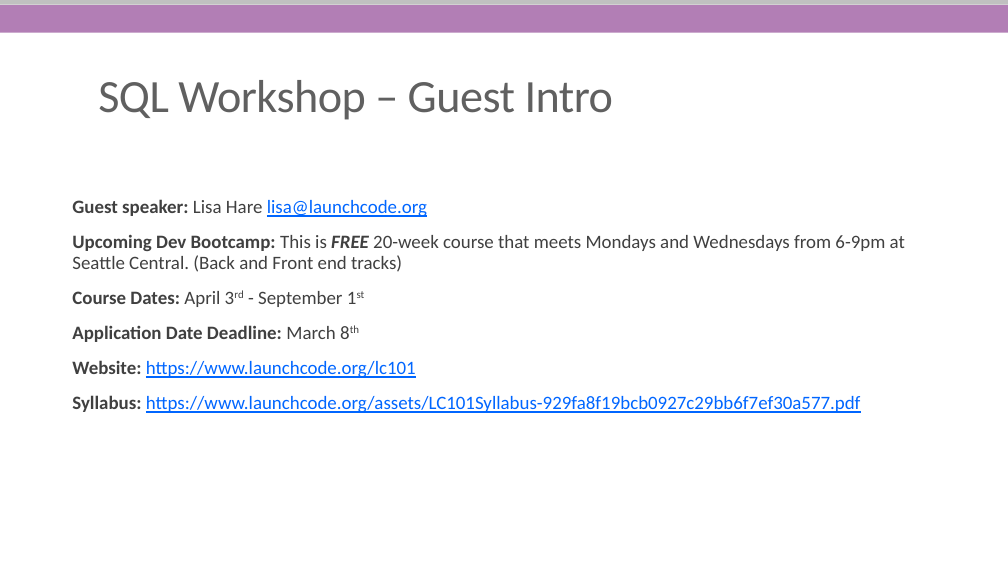
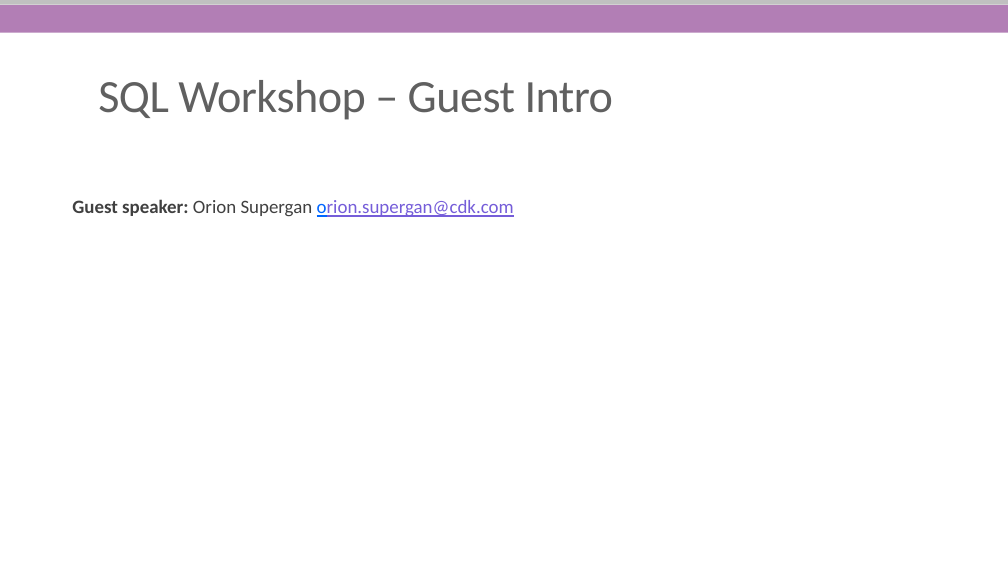
Before and after one commit to She-Codes-Now/Intro-to-SQL, a slide deck: slide 3 of Intro-SQL-SheCodesNow.pptx. Drawn at 1008x567 pixels with LibreOffice and Linux fonts; fonts in the diff are those of the drawing; background and template pictures are left out. Boxes give left, top, right and bottom in pixels: in the first picture for what was removed or moved away, otherwise in the second. Text is boxed around its words. In the diff, an @@ line names an element or a change of style, - is before the commit and + after.

Commit message:
Upload of updated SQL powerpoint.

```diff
--- a/Intro-SQL-SheCodesNow.pptx
+++ b/Intro-SQL-SheCodesNow.pptx
@@ text at (x1=72, y1=199, x2=514, y2=217): text changed @@
-  Guest speaker: Lisa Hare lisa@launchcode.org
-  Upcoming Dev Bootcamp: This is FREE 20-week course that meets Mondays and Wednesdays from 6-9pm at Seattle Central. (Back and Front end tracks)
-  Course Dates: April 3rd - September 1st
-  Application Date Deadline: March 8th
-  Website: https://www.launchcode.org/lc101
-  Syllabus: https://www.launchcode.org/assets/LC101Syllabus-929fa8f19bcb0927c29bb6f7ef30a577.pdf
+  Guest speaker: Orion Supergan orion.supergan@cdk.com
```
Also in this commit, not shown: 3 other slides changed, 1 slide added, 1 slide removed, 1 other file.
